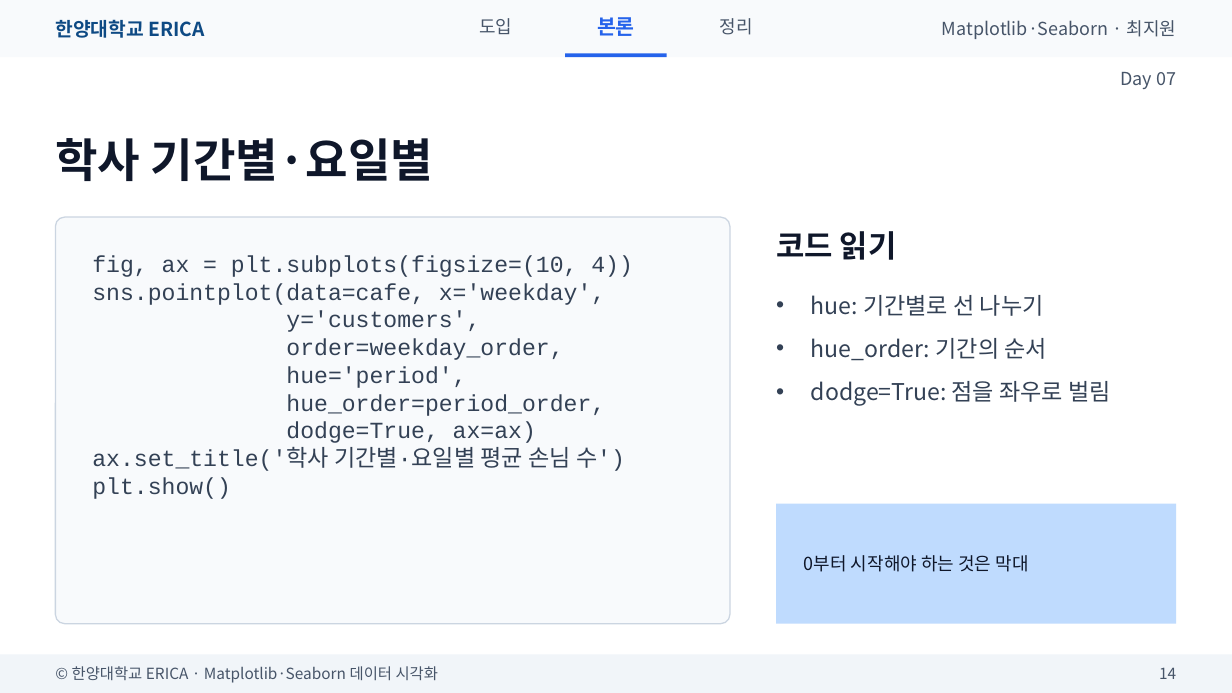
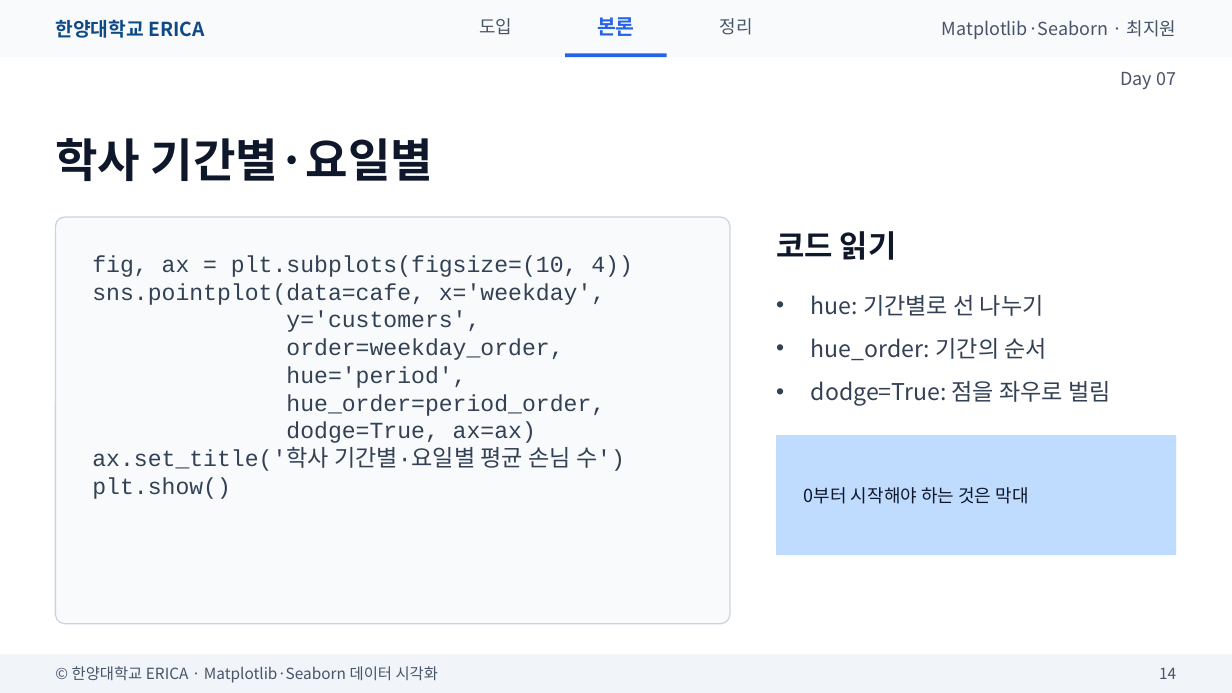
Before and after one commit to wonguwon/generate_lesson, a slide deck: slide 14 of materials/matplotlib-seaborn/ppt/Day07/Day07_범주비교그래프.pptx. Drawn at 1232x693 pixels with LibreOffice and Linux fonts; fonts in the diff are those of the drawing. Boxes give left, top, right and bottom in pixels: in the first picture for what was removed or moved away, otherwise in the second. Text is boxed around its words. In the diff, an @@ line names an element or a change of style, - is before the commit and + after.

```diff
--- a/materials/matplotlib-seaborn/ppt/Day07/Day07_범주비교그래프.pptx
+++ b/materials/matplotlib-seaborn/ppt/Day07/Day07_범주비교그래프.pptx
@@ rectangle moved from (x1=776, y1=504, x2=1177, y2=624) to (x1=776, y1=435, x2=1177, y2=555) @@
@@ text "0부터 시작해야 하는 것은 막대" moved from (x1=804, y1=555, x2=1029, y2=572) to (x1=804, y1=487, x2=1029, y2=504) @@
```
Also in this commit, not shown: 7 other slides changed, 1 slide removed, 14 other files.
